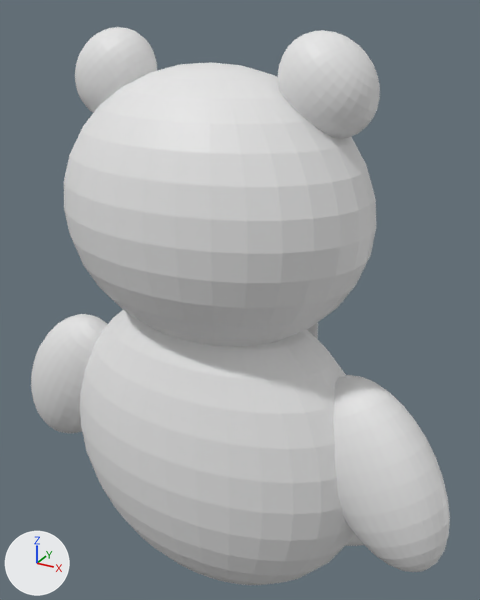
The FBX model Assets/Models/Kids/Teddy.fbx, before and after one commit.
Both versions are drawn from a 50 mm lens placed at (-24.04, -31.58, 5.12), pointed at (-26.64, -26.85, 2.76). Arrows for +X, +Y and +Z are at lower left; the lights stay in place. Where no turn or scale is listed for an object, it has been applied to the vertices.

In view in the first picture: 'Teddy'.
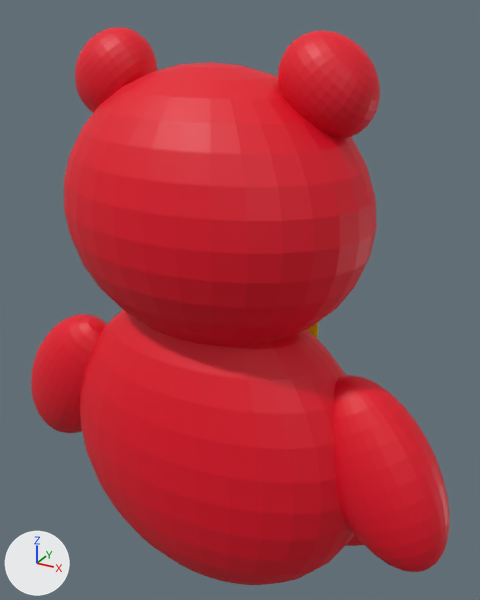
Where the newer file only moved an object's origin or applied its transform, the numbers keep the older frame.

Location of each change, [x1, y1, x2, y2] in pixels of the pictures (480 x 600 px):
part 1 of me_sphere, recoloured (grey to red): [31, 27, 450, 585] in both
part 2 of me_sphere, recoloured: [307, 322, 318, 339] in both

What changed in the scene script:
```text
Add mat_1:
    mat_1 = principled_material('1')
    mat_1.base_color = (0.0, 0.0575, 0.8)  # blue #0044e7
Add mat_2:
    mat_2 = principled_material('2')
    mat_2.base_color = (0.8, 0.0, 0.017)  # red #e70023
Add mat_3:
    mat_3 = principled_material('3')
    mat_3.base_color = (0.787, 0.8, 0.0)  # yellow #e5e700
Change me_sphere:
    where me_sphere.from_pydata(...)  # 6282 vertices, 6668 faces; spans x -2.14..2.08, y -0.9..1.67, z -1.45..3.39
    used by ob_teddy; location = (-26.611, -27.335, 1.602)
    me_sphere part 1: 4608 of the faces centred in x -2.13..2.07, y -0.88..1.66, z -1.45..3.39 switch from no material to mat_2 (red #e70023)
    me_sphere part 2: 524 of the faces centred in x -0.58..0.67, y 0.51..0.7, z 0.86..1.1 switch from no material to mat_3 (yellow #e5e700)
    add me_sphere.materials.append(mat_1)  # blue #0044e7
```
